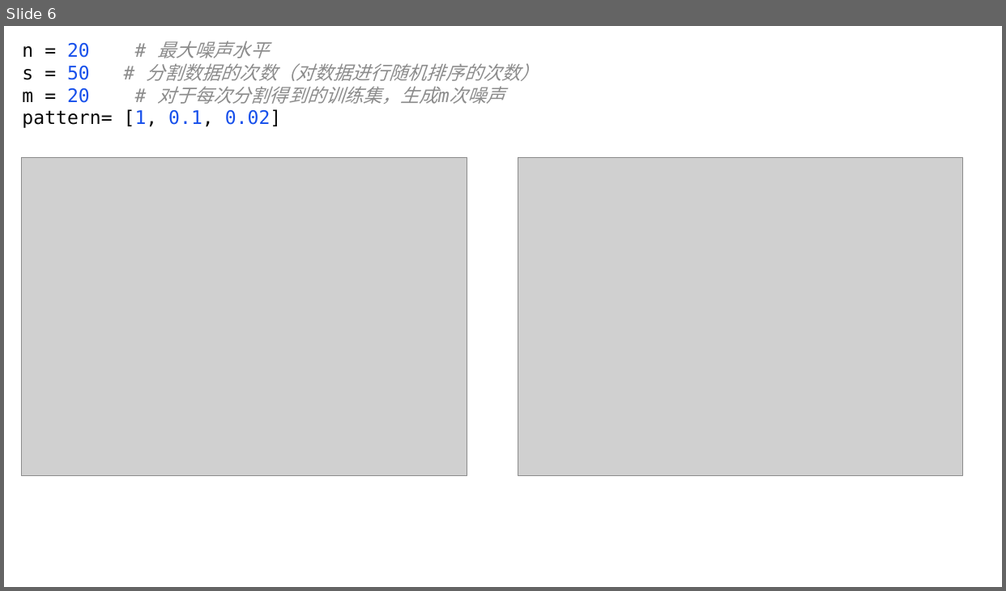
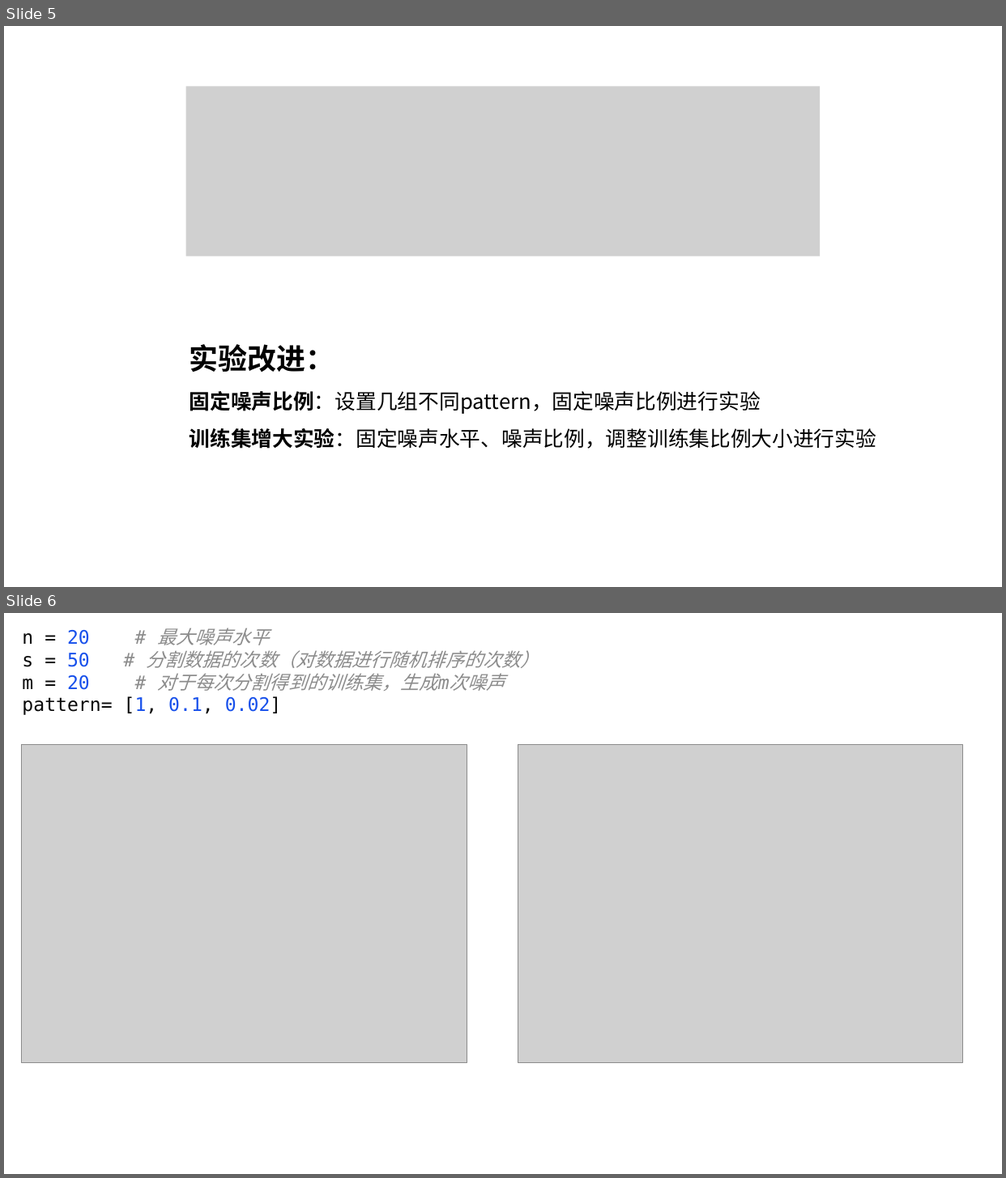
Before and after one commit to lucking666/sys, a slide deck: sycode/emLiu.pptx. Shown one above the other, each under a label of ours: slide 6 before the commit, slides 5 and 6 after it. The pictures are 1006x591 and 1006x1178 pixels, drawn with LibreOffice and Linux fonts; fonts in the diff are those of the drawing; grey boxes stand for pictures. Boxes give left, top, right and bottom in pixels: in the first picture for what was removed or moved away, otherwise in the second. Text is boxed around its words. In the diff, an @@ line names an element or a change of style, - is before the commit and + after.

```diff
--- a/sycode/emLiu.pptx
+++ b/sycode/emLiu.pptx
@@ slide 5 added at (4,26,1002,587), background #FFFFFF @@
@@ picture added at (186,87,820,257) @@
@@ text added at (189,344,876,449), 20 pt, text #000000 @@
+实验改进：
+固定噪声比例：设置几组不同pattern，固定噪声比例进行实验
+训练集增大实验：固定噪声水平、噪声比例，调整训练集比例大小进行实验
```
Also in this commit, not shown: 1 slide changed, 1 slide removed, 2 other files.
